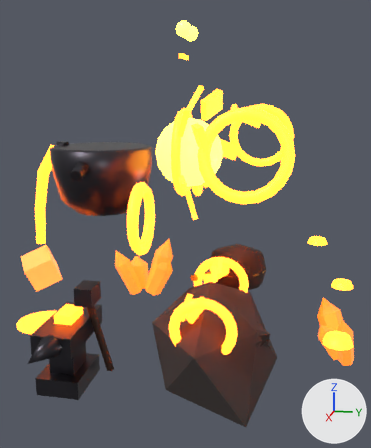
An edit to the FBX model mines20/magma_golem/MagmaGolemForge_Roblox.fbx, drawn before and after from the same camera.
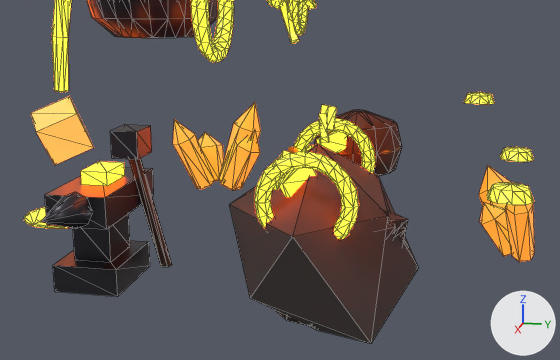
There are two pictures of each version: one whole from a camera (50 mm lens) standing at (15.54, 2.2, 7.83) and looking at (0.12, -0.88, 3.98), one close up from a camera (50 mm lens) standing at (16.12, 2.32, 5.26) and looking at (0.74, -0.75, 1.42). The axes (+X, +Y, +Z) are drawn at lower right. The lights are the same throughout. The first two pictures are the older version. The close-ups show mesh edges as thin lines.

The first close-up shows 'Basalt', 'CharredWood', 'EmberOre', 'FireCrystal', 'ForgeIron', 'LavaGlow' and 1 more.
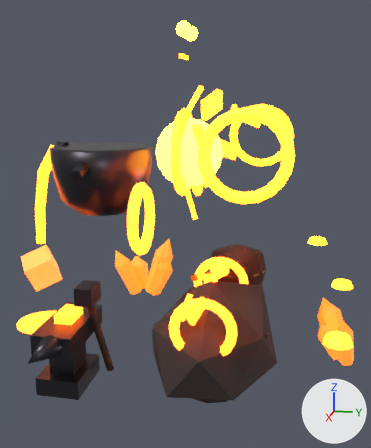
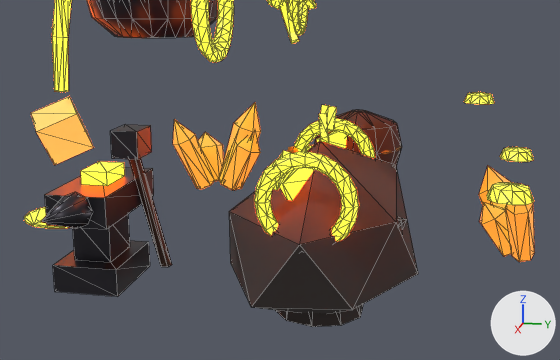
Diff of the bpy script that builds the scene:
```diff
--- a/mines20/magma_golem/MagmaGolemForge_Roblox.fbx.py
+++ b/mines20/magma_golem/MagmaGolemForge_Roblox.fbx.py
@@ me_corner_boulder_1_002 @@
 # used by ob_basalt; location = (0.0, 0.0, 0.0)
-me_corner_boulder_1_002.from_pydata(...)  # 632 vertices, 1112 faces; spans x -2.76..2.97, y -1.83..2.14, z -2.24..2.06
+me_corner_boulder_1_002.from_pydata(...)  # 636 vertices, 1120 faces; spans x -3.13..2.72, y -2.28..2.14, z -1.76..2.18
+# me_corner_boulder_1_002 part 1: the loose piece of 12 vertices spanning x -2.22..2.59, y -1.78..1.66, z -1.38..1.26 is rebuilt with 12 vertices and now spans x -2.3..2.67, y -1.51..1.69, z -1.1..1.37
+# me_corner_boulder_1_002 part 2: the loose piece of 12 vertices spanning x -2.76..2.97, y -1.83..2.14, z -2.24..2.06 is rebuilt with 12 vertices and now spans x -3.13..2.72, y -2.28..2.14, z -1.76..2.18
+# me_corner_boulder_1_002 part 3: the loose piece of 12 vertices spanning x -1.05..1.01, y -1.74..1.86, z -0.7..0.78 is rebuilt with 16 vertices and now spans x -1.22..1.29, y -1.53..1.87, z -0.52..0.84
+# me_corner_boulder_1_002 part 4: the loose piece of 12 vertices spanning x -1.26..1.38, y -1.82..1.89, z -1.44..1.04 is rebuilt with 12 vertices and now spans x -1.06..1.28, y -1.76..1.71, z -1.38..1.34
+# other edits to the shape of me_corner_boulder_1_002 do not show in these pictures
 me_corner_boulder_1_002.materials.append(mat_basalt__slate)
```

Location of each change, [x1, y1, x2, y2] in pixels of the close-ups (560 x 360 px):
'Basalt', reshaped (6% shorter): before [229, 144, 419, 343]; after [229, 141, 418, 327]
part 1 of me_corner_boulder_1_002, rebuilt (not visible afterwards): before [381, 207, 395, 237]
part 2 of me_corner_boulder_1_002, rebuilt (13% shorter): before [229, 144, 419, 343]; after [229, 141, 418, 314]
part 3 of me_corner_boulder_1_002, rebuilt (mostly hidden): before [395, 228, 406, 238]; after [398, 217, 407, 229]
part 4 of me_corner_boulder_1_002, rebuilt (not visible afterwards): before [388, 211, 408, 245]
